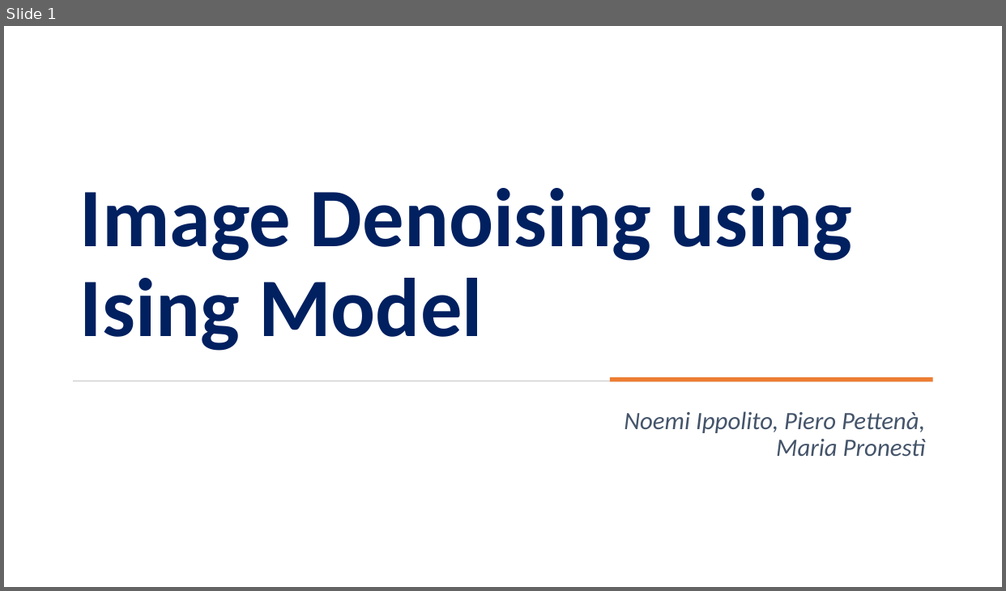
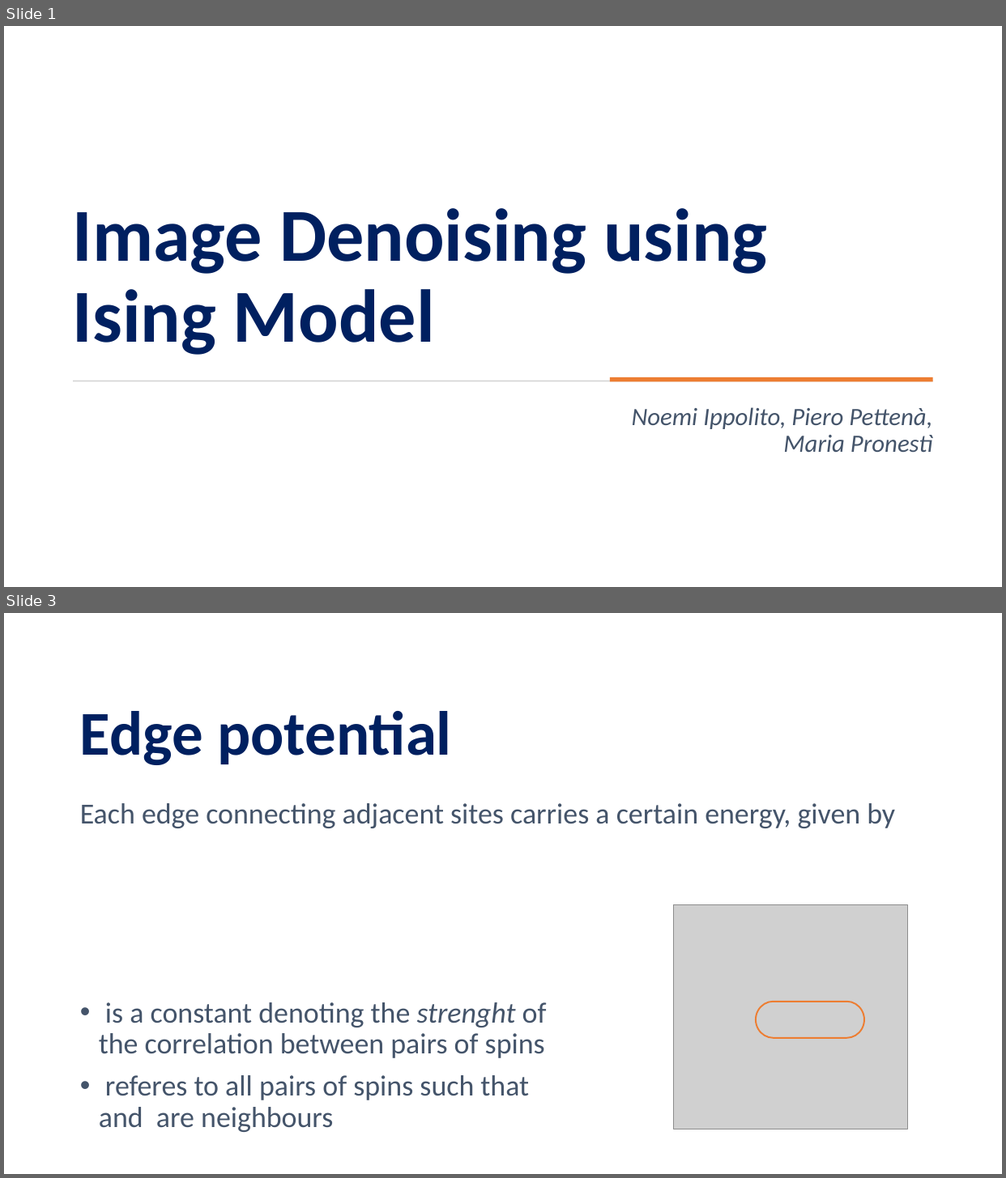
Before and after one commit to pettepiero/Ising-image-denoising, a slide deck: pml.pptm. Shown one above the other, each under a label of ours: slide 1 before the commit, slides 1 and 3 after it; the slides between them are not shown. The pictures are 1006x591 and 1006x1178 pixels, drawn with LibreOffice and Linux fonts; fonts in the diff are those of the drawing; grey boxes stand for pictures. Boxes give left, top, right and bottom in pixels: in the first picture for what was removed or moved away, otherwise in the second. Text is boxed around its words. In the diff, an @@ line names an element or a change of style, - is before the commit and + after.

```diff
--- a/pml.pptm
+++ b/pml.pptm
@@ slide 3 added at (x1=4, y1=613, x2=1002, y2=1174), background #FFFFFF @@
@@ title added at (x1=80, y1=711, x2=452, y2=765), 60 pt, text #002060, bold @@
+Edge potential
@@ text added at (x1=80, y1=803, x2=895, y2=1132), 28 pt, text #44546A @@
+Each edge connecting adjacent sites carries a certain energy, given by
+• is a constant denoting the strenght of
+  the correlation between pairs of spins
+• referes to all pairs of spins such that
+  and are neighbours
@@ picture added at (x1=674, y1=905, x2=908, y2=1129) @@
@@ pill shape added at (x1=756, y1=1002, x2=864, y2=1038), outline #ED7D31 1.5 pt @@
@@ slide 1 changed as well @@
@@ title "Image Denoising using Ising Model" at (x1=73, y1=208, x2=767, y2=355): size 80 to 72 pt @@
@@ subtitle "Noemi Ippolito, Piero Pettenà, Maria ..." moved from (x1=624, y1=412, x2=926, y2=456) to (x1=632, y1=408, x2=933, y2=452) @@
```
Also in this commit, not shown: 5 other slides changed, 11 other slides added, 9 slides removed.
